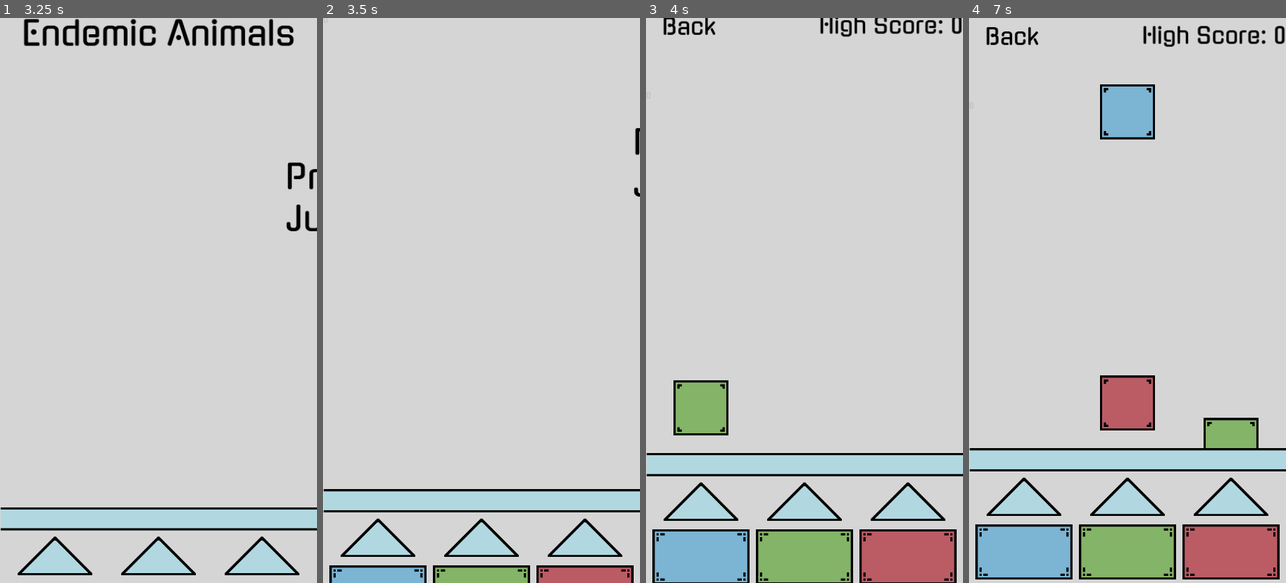
Above: before the commit, frames 1-4 (left to right).
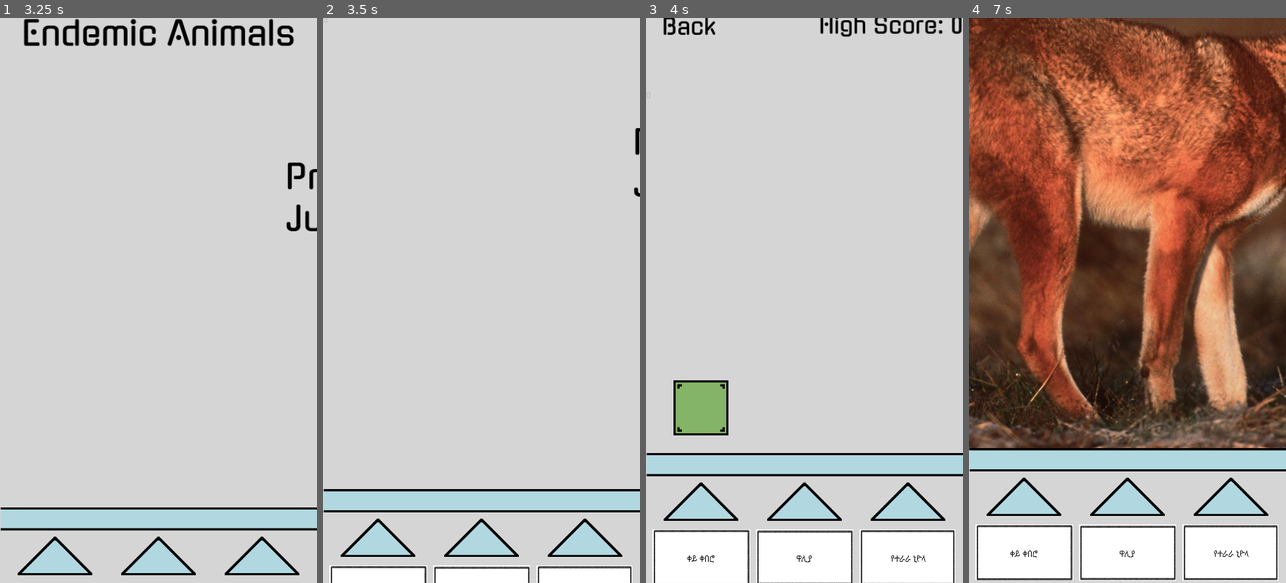
Above: after the commit, the same moments.

Repository: haile1713/Game--dev--Ethiopia-Endemic-animals
Game: Godot game, scene res://Scenes/Game.tscn
Same seed, same stepped clock (60 frames per second), same inputs: the game is played once before the commit and once after it.
Inputs (mouse positions are in pixels of both pictures, inside the frame that each line leads up to; where the layout moved, square brackets give the same spot in the first picture):
- Up to frame 1 (3.25 s): click "Start" at 0.5 s; click "Start" at 1.25 s; click "Not Easy" at 2 s
- Up to frame 2 (3.5 s): no input
- Up to frame 3 (4 s): click (699, 537) at 3.5 s
- Up to frame 4 (7 s): click (1022, 554) at 4.25 s; click (1127, 554) at 5 s; click (1228, 554) [1232, 549] at 5.75 s; click (1127, 498) at 6.5 s

Frame 1 is identical in both runs. In frame 2, 2.9% of the frame differs, in the area x 2-98%, y 96-100%; in frame 3, 8.8%; in frame 4, 85%, in the area x 0-100%, y 0-100%.

Commit message:
added the names of the animals
i changed the color logic to animals name with their pictures.

Diff:
--- a/Ethiopia-Endemic animals/Scenes/BlueParticles.tscn
+++ b/Ethiopia-Endemic animals/Scenes/BlueParticles.tscn
@@ -1,75 +1,26 @@
-[gd_scene load_steps=5 format=2]
+[gd_scene load_steps=5 format=3 uid="uid://cjkc43w3o3d8t"]
 
-[ext_resource path="res://Sprites/Basic/BlueProjectile.png" type="Texture2D" id=1]
+[ext_resource type="Texture2D" uid="uid://dmvmcy6c87h0s" path="res://Sprites/Basic/BlueProjectile.png" id="1"]
 
-[sub_resource type="Gradient" id=1]
+[sub_resource type="Gradient" id="1"]
+offsets = PackedFloat32Array(0.0295858, 0.940828)
+colors = PackedColorArray(1, 1, 1, 1, 1, 1, 1, 0)
 
-offsets = PackedFloat32Array( 0.0295858, 0.940828 )
-colors = PackedColorArray( 1, 1, 1, 1, 1, 1, 1, 0 )
-
-[sub_resource type="GradientTexture2D" id=2]
-
-flags = 4
-gradient = SubResource( 1 )
+[sub_resource type="GradientTexture2D" id="2"]
+gradient = SubResource("1")
 width = 2048
 
-[sub_resource type="ParticleProcessMaterial" id=3]
-
-render_priority = 0
-trail_divisor = 1
-emission_shape = 0
-flag_align_y = false
-flag_rotate_y = false
-flag_disable_z = true
+[sub_resource type="ParticleProcessMaterial" id="3"]
 spread = 180.0
-flatness = 0.0
-gravity = Vector3( 0, 0, 0 )
-initial_velocity = 200.0
-initial_velocity_random = 0.0
-angular_velocity = 40.0
-angular_velocity_random = 0.0
-orbit_velocity = 0.0
-orbit_velocity_random = 0.0
-linear_accel = 0.0
-linear_accel_random = 0.0
-radial_accel = 0.0
-radial_accel_random = 0.0
-tangential_accel = 0.0
-tangential_accel_random = 0.0
-damping = 0.0
-damping_random = 0.0
-angle = 45.0
-angle_random = 1.0
-scale = 0.5
-scale_random = 0.0
-color_ramp = SubResource( 2 )
-hue_variation = 0.0
-hue_variation_random = 0.0
-anim_speed = 0.0
-anim_speed_random = 0.0
-anim_offset = 0.0
-anim_offset_random = 0.0
-anim_loop = false
-_sections_unfolded = [ "Angle", "Color", "Emission Shape3D", "Gravity", "Initial Velocity", "Radial Accel", "Scale", "Spread", "Tangential Accel", "Trail" ]
+gravity = Vector3(0, 0, 0)
+color_ramp = SubResource("2")
 
 [node name="BlueParticles" type="GPUParticles2D"]
-
 emitting = false
-amount = 8
+process_material = SubResource("3")
+texture = ExtResource("1")
 lifetime = 0.5
 one_shot = true
-preprocess = 0.0
-speed_scale = 1.0
-explosiveness = 0.0
-randomness = 0.0
 fixed_fps = 0
-fract_delta = true
-visibility_rect = Rect2( -100, -100, 200, 200 )
 local_coords = true
 draw_order = 0
-process_material = SubResource( 3 )
-texture = ExtResource( 1 )
-normal_map = null
-h_frames = 1
-v_frames = 1
-_sections_unfolded = [ "Process Material", "Textures", "Time", "Transform3D" ]
--- a/Ethiopia-Endemic animals/Scenes/BlueProjectile.tscn
+++ b/Ethiopia-Endemic animals/Scenes/BlueProjectile.tscn
@@ -1,22 +1,23 @@
-[gd_scene load_steps=5 format=2]
+[gd_scene load_steps=5 format=3 uid="uid://dpl3ctkvgo0ov"]
 
-[ext_resource path="res://Scripts/Projectile.gd" type="Script" id=1]
-[ext_resource path="res://Sprites/Basic/BlueProjectile.png" type="Texture2D" id=2]
-[ext_resource path="res://Scripts/Area2D.gd" type="Script" id=3]
+[ext_resource type="Script" path="res://Scripts/Projectile.gd" id="1"]
+[ext_resource type="Texture2D" uid="uid://b6fmtcr414alp" path="res://assets/images/redfox.jpg" id="2_422d5"]
+[ext_resource type="Script" path="res://Scripts/Area2D.gd" id="3"]
 
-[sub_resource type="RectangleShape2D" id=1]
+[sub_resource type="RectangleShape2D" id="1"]
 
 [node name="Projectile" type="Node2D"]
 z_as_relative = false
-script = ExtResource( 1 )
+script = ExtResource("1")
 
 [node name="Sprite2D" type="Sprite2D" parent="."]
-texture = ExtResource( 2 )
+texture = ExtResource("2_422d5")
 
 [node name="Area2D" type="Area2D" parent="."]
-script = ExtResource( 3 )
+script = ExtResource("3")
 areaType = "Blue"
 
 [node name="CollisionShape2D" type="CollisionShape2D" parent="Area2D"]
-shape = SubResource( 1 )
+shape = SubResource("1")
+
 [connection signal="area_entered" from="Area2D" to="." method="_on_Area2D_area_entered"]
--- a/Ethiopia-Endemic animals/Scenes/Game.tscn
+++ b/Ethiopia-Endemic animals/Scenes/Game.tscn
@@ -9,16 +9,16 @@
 [ext_resource type="Script" path="res://Scripts/Buttons.gd" id="7"]
 [ext_resource type="Texture2D" uid="uid://b0ovdvy0w5qnf" path="res://Sprites/Basic/Banner.png" id="8"]
 [ext_resource type="Script" path="res://Scripts/Area2D.gd" id="9"]
-[ext_resource type="Texture2D" uid="uid://baoxaxaf8w5cy" path="res://Sprites/Basic/OrangeButton.png" id="10"]
+[ext_resource type="Texture2D" uid="uid://kliwd1tljcdq" path="res://assets/txt img/4th.jpg" id="10_iqr01"]
 [ext_resource type="Script" path="res://Scripts/Color.gd" id="11"]
-[ext_resource type="Texture2D" uid="uid://6d3735hcvssk" path="res://Sprites/Basic/BlueButton.png" id="12"]
-[ext_resource type="Texture2D" uid="uid://cea2gh1btirx1" path="res://Sprites/Basic/DiffGreenButton.png" id="13"]
-[ext_resource type="Texture2D" uid="uid://bb08jiqxk5lbk" path="res://Sprites/Basic/DiffRedButton.png" id="14"]
-[ext_resource type="Texture2D" uid="uid://dkoom046sfcpd" path="res://Sprites/Basic/DiffBlueButton.png" id="15"]
-[ext_resource type="Texture2D" uid="uid://he6qml88ainw" path="res://Sprites/Basic/PurpleButton.png" id="16"]
-[ext_resource type="Texture2D" uid="uid://ciwj6wxn740dp" path="res://Sprites/Basic/YellowButton.png" id="17"]
-[ext_resource type="Texture2D" uid="uid://b4ve1cw7o6awd" path="res://Sprites/Basic/GreenButton.png" id="18"]
-[ext_resource type="Texture2D" uid="uid://cbepncshrnnhd" path="res://Sprites/Basic/RedButton.png" id="19"]
+[ext_resource type="Texture2D" uid="uid://ku6xsg1yd22l" path="res://assets/txt img/1st.jpg" id="12_5qkg3"]
+[ext_resource type="Texture2D" uid="uid://bgkctpx1k4d1d" path="res://assets/images/SW.jpg" id="13_igarg"]
+[ext_resource type="Texture2D" uid="uid://dyagn4kn5sdrd" path="res://assets/txt img/7th.jpg" id="14_r3ejd"]
+[ext_resource type="Texture2D" uid="uid://7ibdqfnb51th" path="res://assets/txt img/8th.jpg" id="15_fdu2y"]
+[ext_resource type="Texture2D" uid="uid://bwth1mqucod7g" path="res://assets/txt img/5th.jpg" id="16_6xudj"]
+[ext_resource type="Texture2D" uid="uid://cg1r8qyv1v41a" path="res://assets/txt img/6th.jpg" id="17_dba46"]
+[ext_resource type="Texture2D" uid="uid://2kb8vbjeh0qf" path="res://assets/txt img/2nd.jpg" id="18_id1k4"]
+[ext_resource type="Texture2D" uid="uid://byanhapjb2w8q" path="res://assets/txt img/3rd.jpg" id="19_f51on"]
 [ext_resource type="Texture2D" uid="uid://7a5f8hgjh2dj" path="res://Sprites/Basic/TopButton.png" id="20"]
 [ext_resource type="Script" path="res://Scripts/Arrow.gd" id="21"]
 [ext_resource type="Script" path="res://Scripts/Emitters.gd" id="22"]
@@ -338,7 +338,8 @@
 offset_top = 268.45
 offset_right = 188.0
 offset_bottom = 369.45
-texture_normal = ExtResource("10")
+scale = Vector2(0.278606, 0.313747)
+texture_normal = ExtResource("10_iqr01")
 script = ExtResource("11")
 color = "Orange"
 
@@ -349,9 +350,10 @@
 anchor_bottom = 0.5
 offset_left = 12.0
 offset_top = 156.0
-offset_right = 188.0
-offset_bottom = 257.0
-texture_normal = ExtResource("12")
+offset_right = 643.0
+offset_bottom = 465.0
+scale = Vector2(0.280931, 0.327796)
+texture_normal = ExtResource("12_5qkg3")
 script = ExtResource("11")
 color = "Blue"
 
@@ -364,7 +366,8 @@
 offset_top = 378.588
 offset_right = 563.919
 offset_bottom = 479.588
-texture_normal = ExtResource("13")
+scale = Vector2(0.135404, 0.102724)
+texture_normal = ExtResource("13_igarg")
 script = ExtResource("11")
 color = "DiffGreen"
 
@@ -377,7 +380,8 @@
 offset_top = 379.319
 offset_right = 188.0
 offset_bottom = 480.319
-texture_normal = ExtResource("14")
+scale = Vector2(0.281595, 0.322902)
+texture_normal = ExtResource("14_r3ejd")
 script = ExtResource("11")
 color = "DiffRed"
 
@@ -390,7 +394,8 @@
 offset_top = 379.156
 offset_right = 375.673
 offset_bottom = 480.156
-texture_normal = ExtResource("15")
+scale = Vector2(0.282569, 0.321372)
+texture_normal = ExtResource("15_fdu2y")
 script = ExtResource("11")
 color = "DiffBlue"
 
@@ -403,7 +408,8 @@
 offset_top = 268.45
 offset_right = 375.507
 offset_bottom = 369.45
-texture_normal = ExtResource("16")
+scale = Vector2(0.284039, 0.316672)
+texture_normal = ExtResource("16_6xudj")
 script = ExtResource("11")
 color = "Purple"
 
@@ -416,7 +422,8 @@
 offset_top = 268.45
 offset_right = 564.454
 offset_bottom = 369.45
-texture_normal = ExtResource("17")
+scale = Vector2(0.280071, 0.326772)
+texture_normal = ExtResource("17_dba46")
 script = ExtResource("11")
 color = "Yellow"
 
@@ -425,7 +432,8 @@
 offset_top = 156.0
 offset_right = 376.0
 offset_bottom = 256.0
-texture_normal = ExtResource("18")
+scale = Vector2(0.280674, 0.322779)
+texture_normal = ExtResource("18_id1k4")
 script = ExtResource("11")
 color = "Green"
 
@@ -434,7 +442,8 @@
 offset_top = 155.538
 offset_right = 565.131
 offset_bottom = 255.538
-texture_normal = ExtResource("19")
+scale = Vector2(0.276224, 0.325611)
+texture_normal = ExtResource("19_f51on")
 script = ExtResource("11")
 color = "Red"
 
